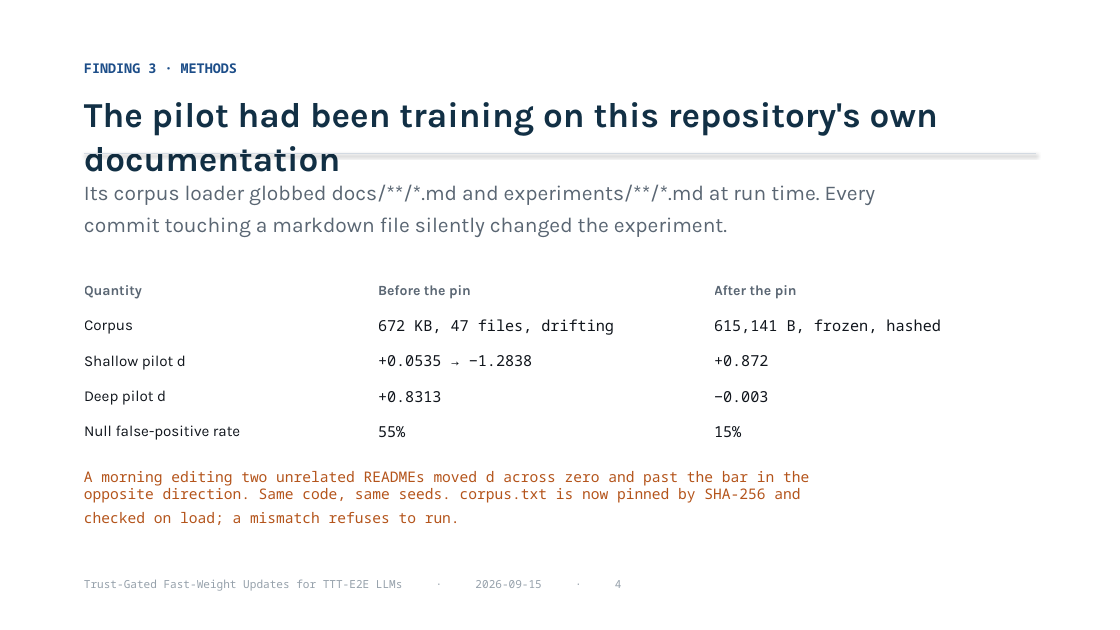
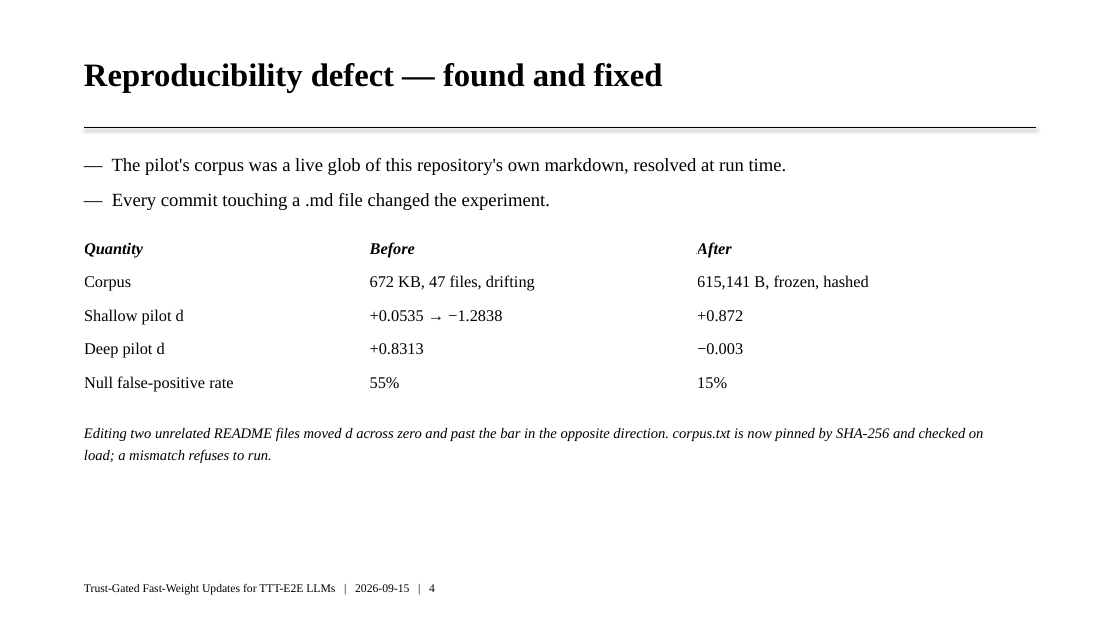
Before and after one commit to Deep-Learning-130/Trust-Gated-Fast-Weight-Updates-for-TTT-E2E-LLMs, a slide deck: slide 5 of docs/review/TrustGate_Results_2026-09-15.pptx. Drawn at 1120x630 pixels with LibreOffice and Linux fonts; fonts in the diff are those of the drawing. Boxes give left, top, right and bottom in pixels: in the first picture for what was removed or moved away, otherwise in the second. Text is boxed around its words. In the diff, an @@ line names an element or a change of style, - is before the commit and + after.

```diff
--- a/docs/review/TrustGate_Results_2026-09-15.pptx
+++ b/docs/review/TrustGate_Results_2026-09-15.pptx
@@ text at (x1=84, y1=63, x2=663, y2=92): text changed; size 11.5 to 28 pt; font Noto Sans Mono to Times New Roman; text colour #1D4E89 to #000000 @@
-FINDING 3 · METHODS
+Reproducibility defect — found and fixed
@@ text removed at (x1=84, y1=102, x2=938, y2=172) @@
-The pilot had been training on this repository's own documentation
@@ line moved from (84, 154) - (1036, 154) to (84, 128) - (1036, 128) @@
@@ line (84, 128) - (1036, 128): stroke #D3DAE2 1 pt to #000000 0.75 pt @@
@@ text at (x1=112, y1=158, x2=787, y2=210): text changed; size 18 to 16 pt; font Karla to Times New Roman; text colour #5A6673 to #000000 @@
-Its corpus loader globbed docs/**/*.md and experiments/**/*.md at run time. Every commit touching a markdown file silently changed the experiment.
+— The pilot's corpus was a live glob of this repository's own markdown, resolved at run time.
+— Every commit touching a .md file changed the experiment.
@@ table at (x1=84, y1=232, x2=1017, y2=400) @@
-row 1, column 2: Before the pin
+row 1, column 2: Before
-row 1, column 3: After the pin
+row 1, column 3: After
@@ size 12 to 14 pt, text colour #5A6673 to #000000, italic on in "Quantity" @@
@@ font Karla to Times New Roman in "Quantity", "Corpus", "Shallow pilot d", "Deep pilot d" and 1 more places @@
@@ size 13 to 14 pt, text colour #10151C to #000000 in "Corpus", "672 KB, 47 files, drifting", "615,141 B, frozen, hashed", "Shallow pilot d" and 8 more places @@
@@ font Noto Sans Mono to Times New Roman in "672 KB, 47 files, drifting", "615,141 B, frozen, hashed", "+0.0535 → −1.2838", "+0.872" and 4 more places @@
@@ table resized from (x1=84, y1=273, x2=1017, y2=450) to (x1=84, y1=232, x2=1017, y2=400) @@
@@ text at (x1=84, y1=427, x2=984, y2=463): text changed; font Noto Sans Mono to Times New Roman; text colour #B4541B to #000000; italic on @@
-A morning editing two unrelated READMEs moved d across zero and past the bar in the
-opposite direction. Same code, same seeds. corpus.txt is now pinned by SHA-256 and
-checked on load; a mismatch refuses to run.
+Editing two unrelated README files moved d across zero and past the bar in the opposite direction. corpus.txt is now pinned by SHA-256 and checked on load; a mismatch refuses to run.
@@ text at (x1=84, y1=584, x2=435, y2=595): text changed; size 9.5 to 10 pt; font Noto Sans Mono to Times New Roman; text colour #96A1AB to #000000 @@
-Trust-Gated Fast-Weight Updates for TTT-E2E LLMs · 2026-09-15 · 4
+Trust-Gated Fast-Weight Updates for TTT-E2E LLMs | 2026-09-15 | 4
```
Also in this commit, not shown: 7 other slides changed, 1 slide added, 1 slide removed, 1 other file.
